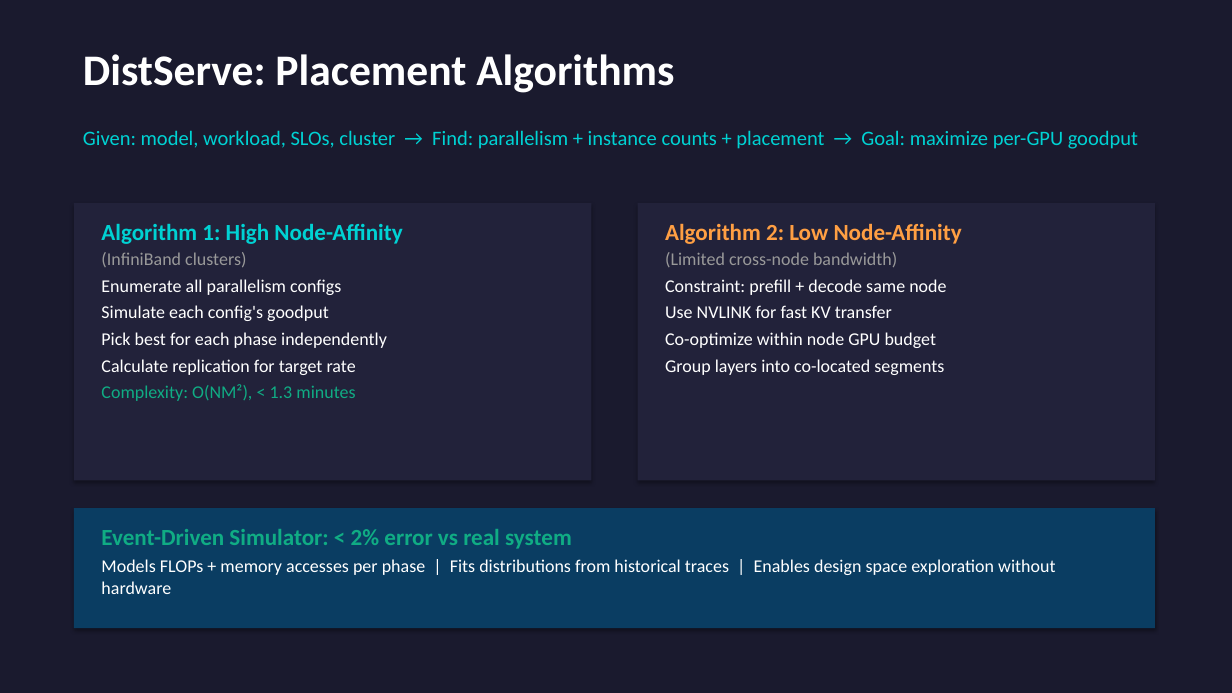
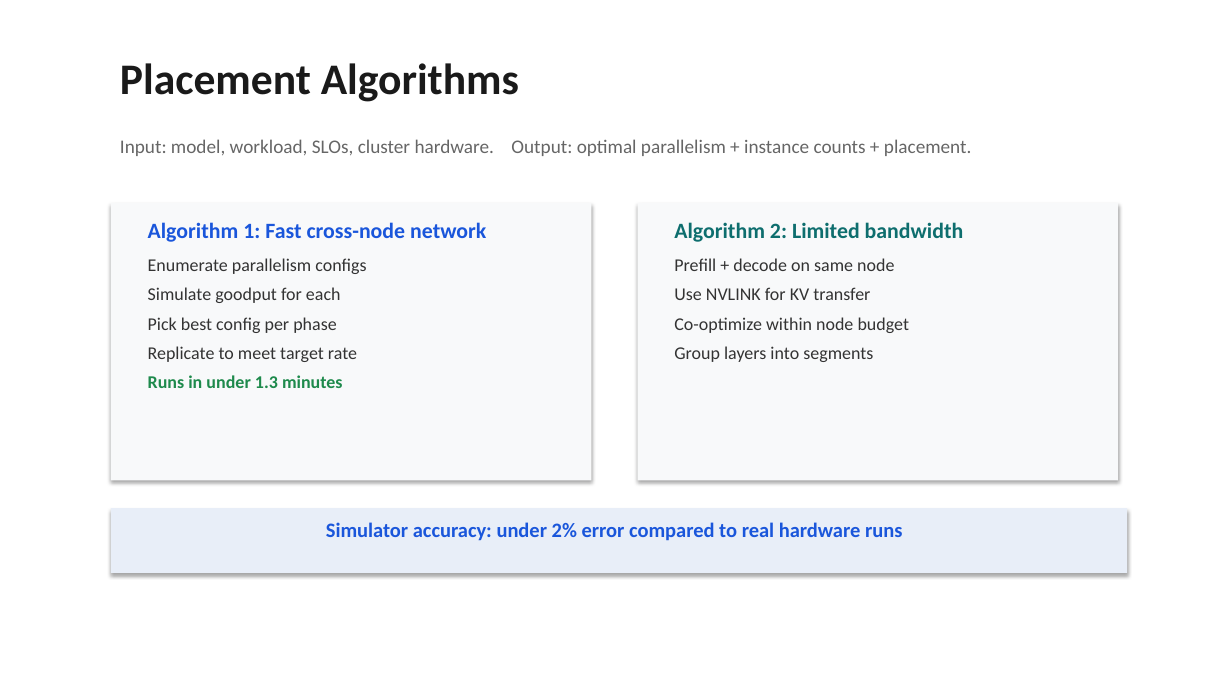
Before and after one commit to beratcelik1/llm-inference-phase-disaggregation, a slide deck: slide 18 of presentation/Phase_Disaggregation_LLM_Inference.pptx. Drawn at 1232x693 pixels with LibreOffice and Linux fonts; fonts in the diff are those of the drawing. Boxes give left, top, right and bottom in pixels: in the first picture for what was removed or moved away, otherwise in the second. Text is boxed around its words. In the diff, an @@ line names an element or a change of style, - is before the commit and + after.

```diff
--- a/presentation/Phase_Disaggregation_LLM_Inference.pptx
+++ b/presentation/Phase_Disaggregation_LLM_Inference.pptx
@@ background #1A1A2E to #FFFFFF @@
@@ text at [120, 63, 519, 102]: text changed; text colour #FFFFFF to #1A1A1A @@
-DistServe: Placement Algorithms
+Placement Algorithms
@@ text at [120, 139, 972, 156]: text changed; size 16 to 15 pt; text colour #00D2D3 to #666666 @@
-Given: model, workload, SLOs, cluster → Find: parallelism + instance counts + placement → Goal: maximize per-GPU goodput
+Input: model, workload, SLOs, cluster hardware. Output: optimal parallelism + instance counts + placement.
@@ rectangle at [111, 203, 592, 481]: fill #22223A to #F8F9FA @@
@@ rectangle: place and size @@
-rectangle at [74, 203, 592, 481]
+rectangle at [111, 203, 592, 481]
@@ rectangle: place and size @@
-rectangle at [638, 203, 1155, 481]
+rectangle at [638, 203, 1118, 481]
@@ rectangle at [638, 203, 1118, 481]: fill #22223A to #F8F9FA @@
@@ text at [148, 222, 486, 388]: text changed; text colour #FFFFFF to #333333 @@
-Algorithm 1: High Node-Affinity
-(InfiniBand clusters)
-Enumerate all parallelism configs
-Simulate each config's goodput
-Pick best for each phase independently
-Calculate replication for target rate
-Complexity: O(NM²), < 1.3 minutes
+Algorithm 1: Fast cross-node network
+Enumerate parallelism configs
+Simulate goodput for each
+Pick best config per phase
+Replicate to meet target rate
+Runs in under 1.3 minutes
@@ text at [674, 222, 964, 362]: text changed; text colour #FFFFFF to #333333 @@
-Algorithm 2: Low Node-Affinity
-(Limited cross-node bandwidth)
-Constraint: prefill + decode same node
-Use NVLINK for fast KV transfer
-Co-optimize within node GPU budget
-Group layers into co-located segments
+Algorithm 2: Limited bandwidth
+Prefill + decode on same node
+Use NVLINK for KV transfer
+Co-optimize within node budget
+Group layers into segments
@@ rectangle: place and size @@
-rectangle at [74, 508, 1155, 628]
+rectangle at [111, 508, 1128, 573]
@@ rectangle at [111, 508, 1128, 573]: fill #0A3D62 to #E8EEF8 @@
@@ text at [326, 522, 902, 541]: text changed; size 14 to 16 pt; text colour #FFFFFF to #1A56DB; bold on @@
-Event-Driven Simulator: < 2% error vs real system
-Models FLOPs + memory accesses per phase | Fits distributions from historical traces | Enables design space exploration without hardware
+Simulator accuracy: under 2% error compared to real hardware runs
```
Also in this commit, not shown: 18 other slides changed, 5 slides added, 6 slides removed, 4 other files.
